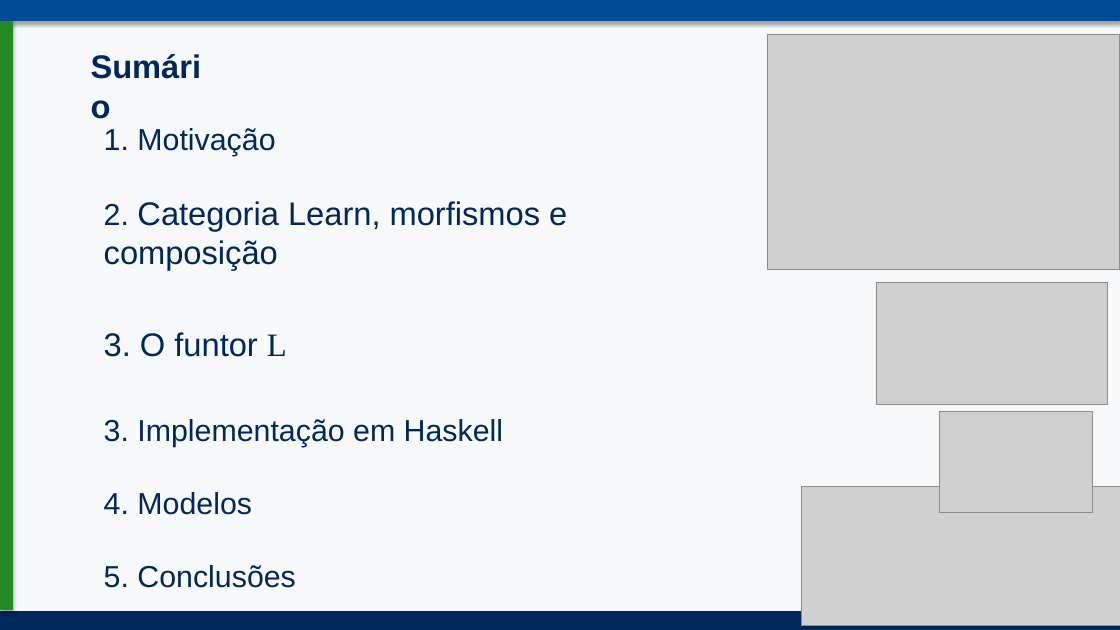
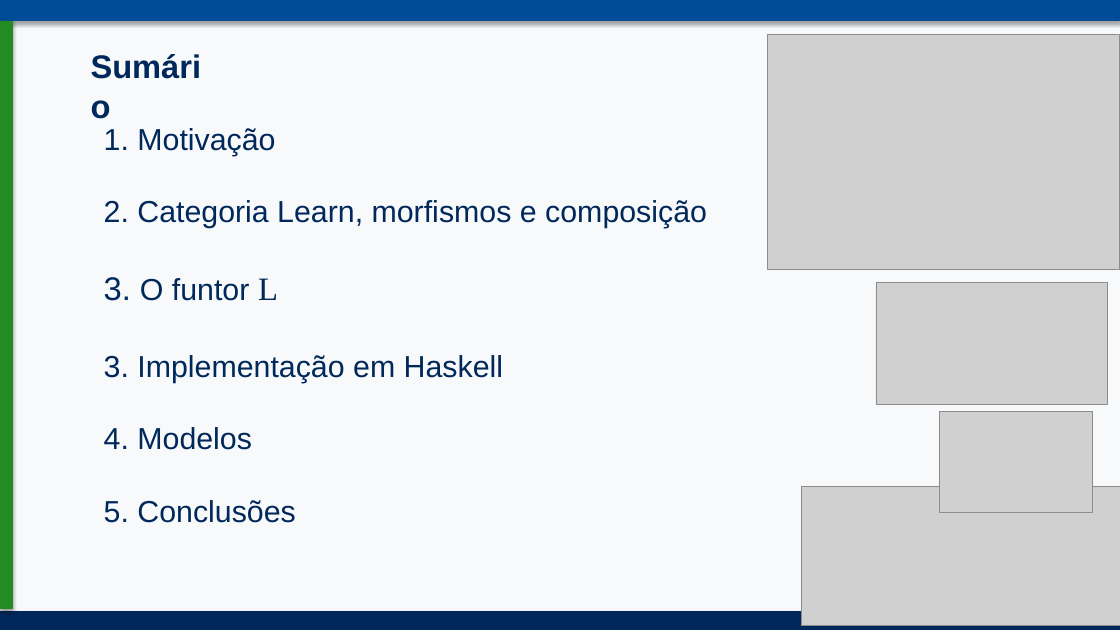
Before and after one commit to 0kauaa/IC, a slide deck: slide 2 of apresentacoes/0.2_simposio-cd.pptx. Drawn at 1120x630 pixels with LibreOffice and Linux fonts; fonts in the diff are those of the drawing; grey boxes stand for pictures. Boxes give left, top, right and bottom in pixels: in the first picture for what was removed or moved away, otherwise in the second. Text is boxed around its words. In the diff, an @@ line names an element or a change of style, - is before the commit and + after.

```diff
--- a/apresentacoes/0.2_simposio-cd.pptx
+++ b/apresentacoes/0.2_simposio-cd.pptx
@@ text at box(104, 200, 707, 523): size 28 to 26 pt in "Categoria Learn, morfismos e composição", "O funtor"; less space between paragraphs; line spacing 2 to 1 @@
```
Also in this commit, not shown: 1 other slide changed, 8 other files.
